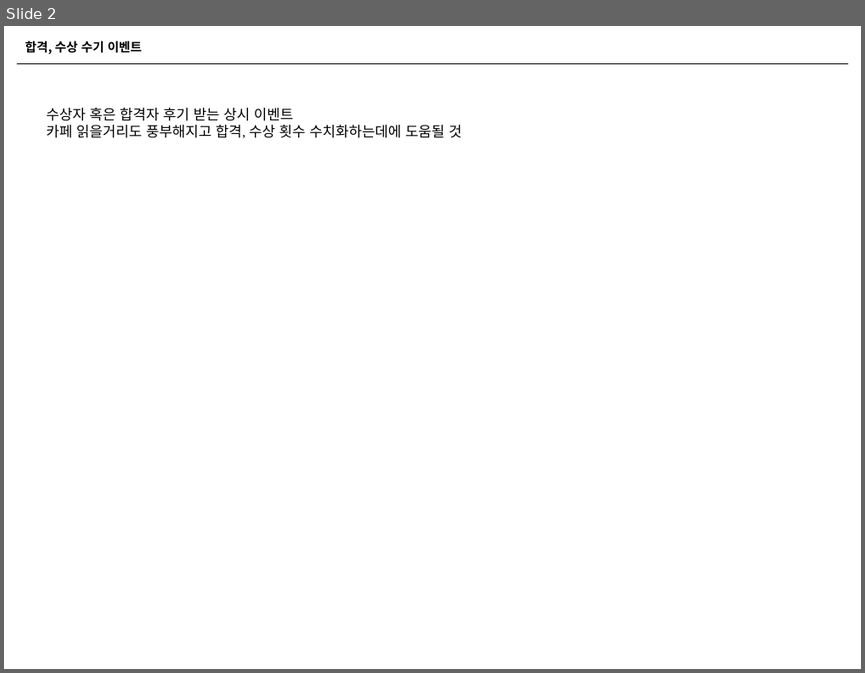
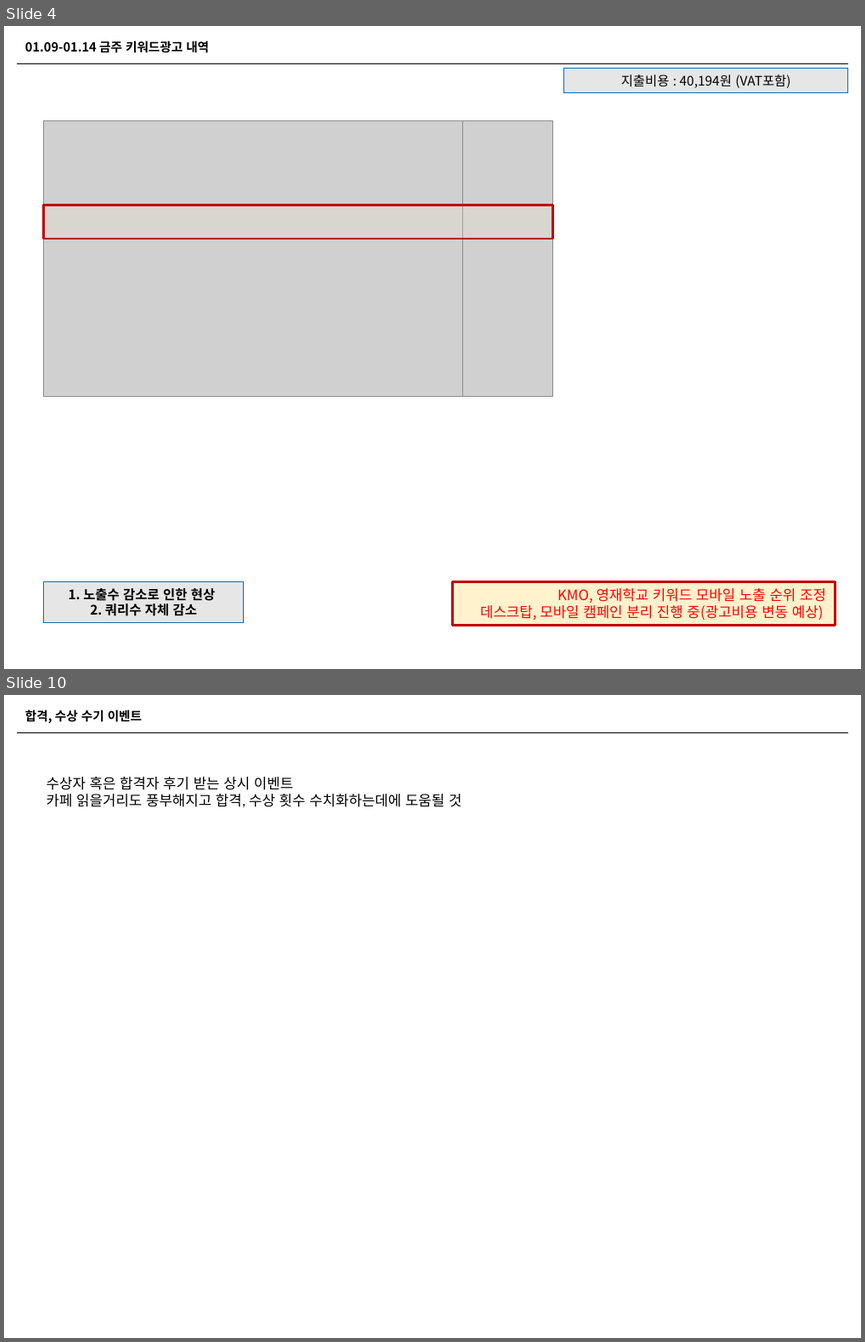
Before and after one commit to naxvinci/marketing, a slide deck: 업무보고0115.pptx. Shown one above the other, each under a label of ours: slide 2 before the commit, slides 4 and 10 after it; the slides between them are not shown. The pictures are 865x673 and 865x1342 pixels, drawn with LibreOffice and Linux fonts; fonts in the diff are those of the drawing; grey boxes stand for pictures. Boxes give left, top, right and bottom in pixels: in the first picture for what was removed or moved away, otherwise in the second. Text is boxed around its words. In the diff, an @@ line names an element or a change of style, - is before the commit and + after.

```diff
--- a/업무보고0115.pptx
+++ b/업무보고0115.pptx
@@ slide 4 added at box(4, 26, 861, 669), background #FFFFFF @@
@@ text added at box(25, 40, 209, 53), 10.5 pt, text #000000, bold @@
+01.09-01.14 금주 키워드광고 내역
@@ line added from (17, 63) to (848, 63), #000000 0.5 pt @@
@@ rectangle added at box(564, 68, 848, 93), fill #E7E6E6, outline #0070C0 0.75 pt, 11 pt, text #000000 @@
+지출비용 : 40,194원 (VAT포함)
@@ picture added at box(43, 121, 534, 396) @@
@@ picture added at box(462, 121, 552, 396) @@
@@ rectangle added at box(43, 205, 552, 238), fill #FFF2CC at 20% opacity, outline #C00000 2 pt @@
@@ rectangle added at box(43, 582, 243, 623), fill #E7E6E6, outline #0070C0 0.75 pt, 11 pt, text #000000, bold @@
+1. 노출수 감소로 인한 현상
+2. 쿼리수 자체 감소
@@ rectangle added at box(453, 582, 835, 625), fill #FFF2CC, outline #C00000 2 pt, 12 pt, text #FF0000 @@
+KMO, 영재학교 키워드 모바일 노출 순위 조정
+데스크탑, 모바일 캠페인 분리 진행 중(광고비용 변동 예상)
@@ what was slide 2 is now slide 10 @@
```
Also in this commit, not shown: 2 slides changed, 7 other slides added, 2 slides removed.
